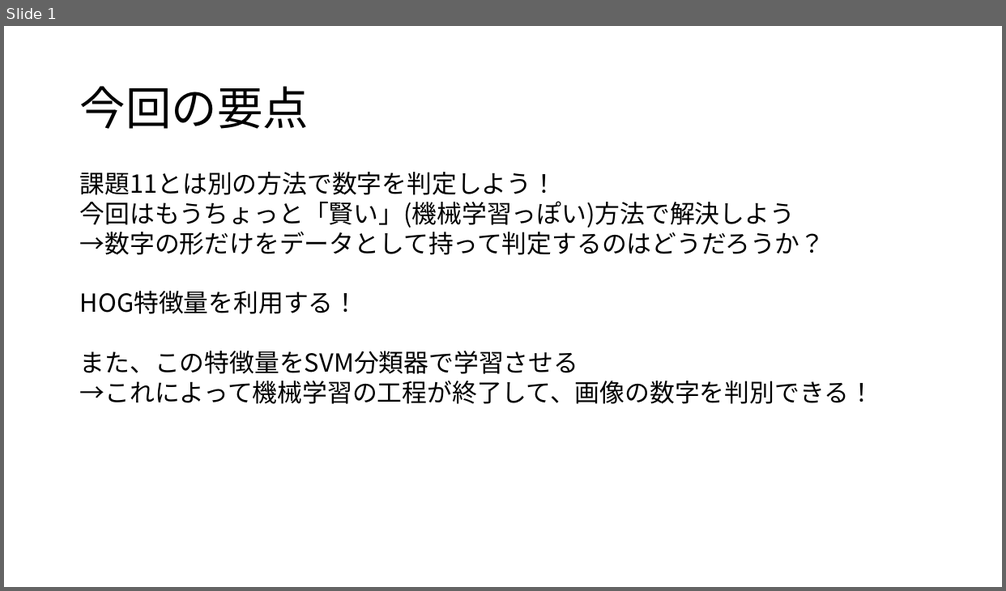
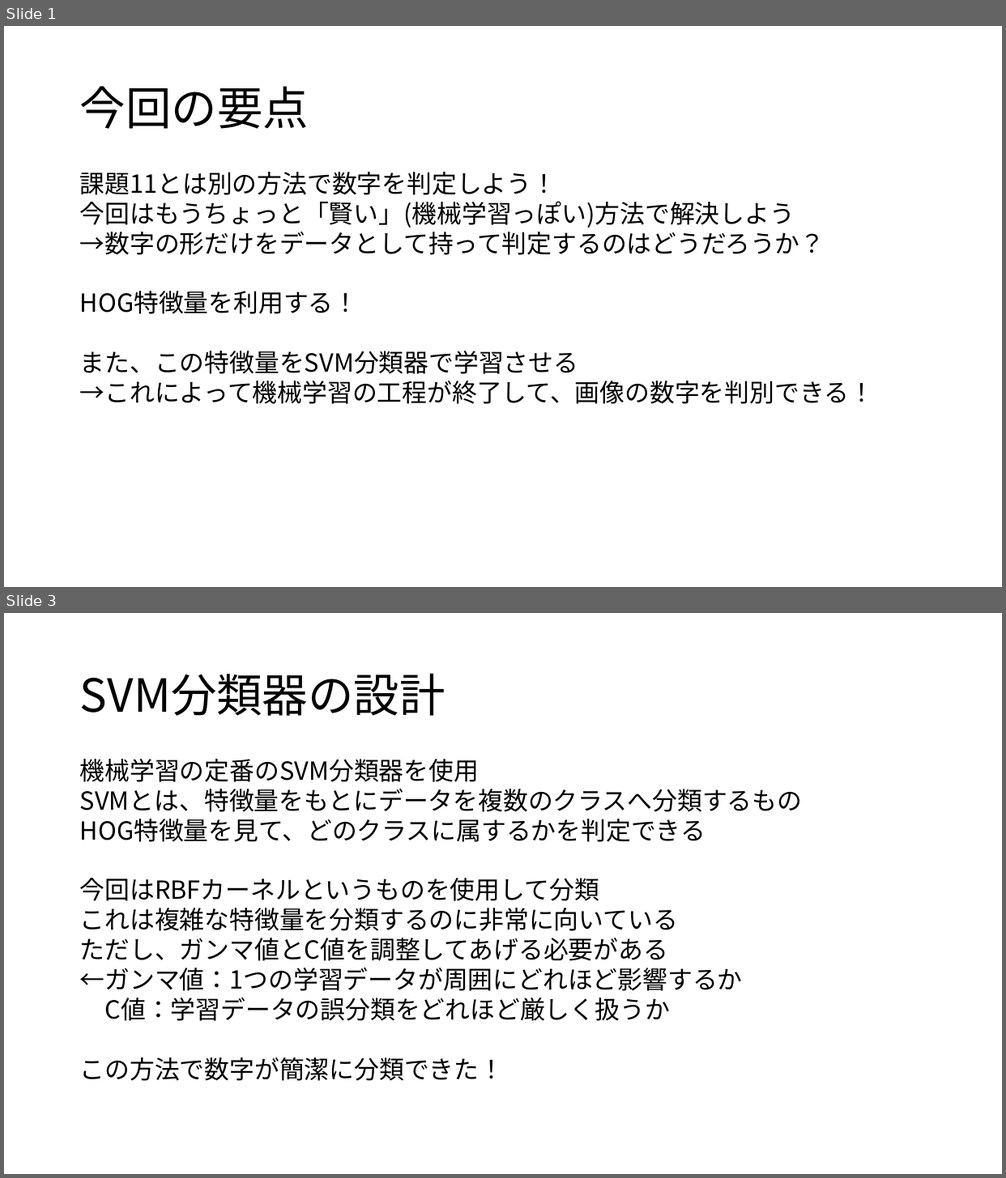
Before and after one commit to Ebichan610/univ_prog_experiment_project, a slide deck: python/ex12/2412747_kadai12.pptx. Shown one above the other, each under a label of ours: slide 1 before the commit, slides 1 and 3 after it; the slides between them are not shown. The pictures are 1006x591 and 1006x1178 pixels, drawn with LibreOffice and Linux fonts; fonts in the diff are those of the drawing. Boxes give left, top, right and bottom in pixels: in the first picture for what was removed or moved away, otherwise in the second. Text is boxed around its words. In the diff, an @@ line names an element or a change of style, - is before the commit and + after.

```diff
--- a/python/ex12/2412747_kadai12.pptx
+++ b/python/ex12/2412747_kadai12.pptx
@@ slide 3 added at [4, 613, 1002, 1174], background #FFFFFF @@
@@ title added at [80, 673, 445, 716], 44 pt, text #000000 @@
+SVM分類器の設計
@@ text added at [80, 759, 802, 1081], 24 pt, text #000000 @@
+機械学習の定番のSVM分類器を使用
+SVMとは、特徴量をもとにデータを複数のクラスへ分類するもの
+HOG特徴量を見て、どのクラスに属するかを判定できる
+今回はRBFカーネルというものを使用して分類
+これは複雑な特徴量を分類するのに非常に向いている
+ただし、ガンマ値とC値を調整してあげる必要がある
+←ガンマ値：1つの学習データが周囲にどれほど影響するか
+C値：学習データの誤分類をどれほど厳しく扱うか
+この方法で数字が簡潔に分類できた！
```
Also in this commit, not shown: 1 slide changed, 2 slides removed, 3 other files.
